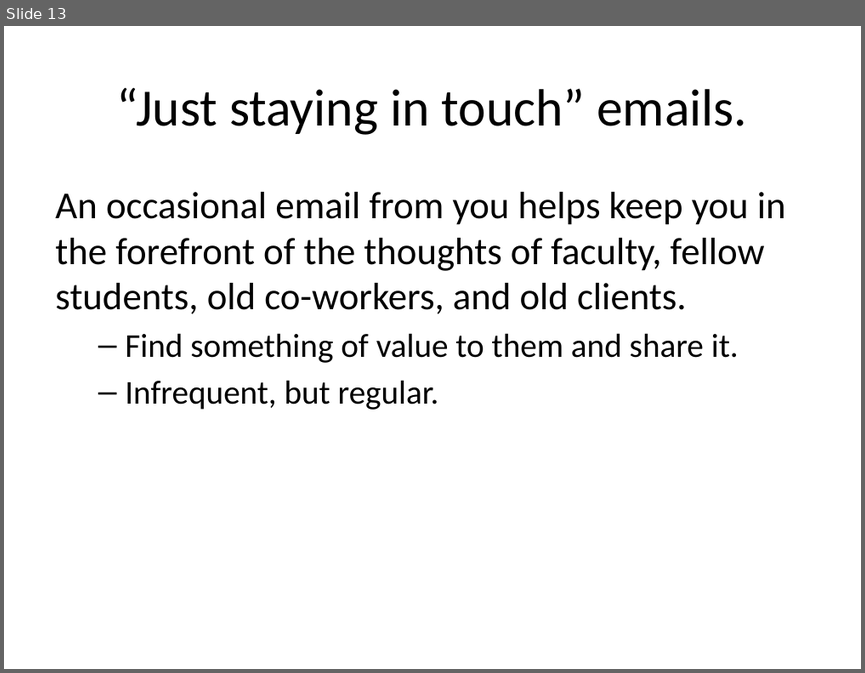
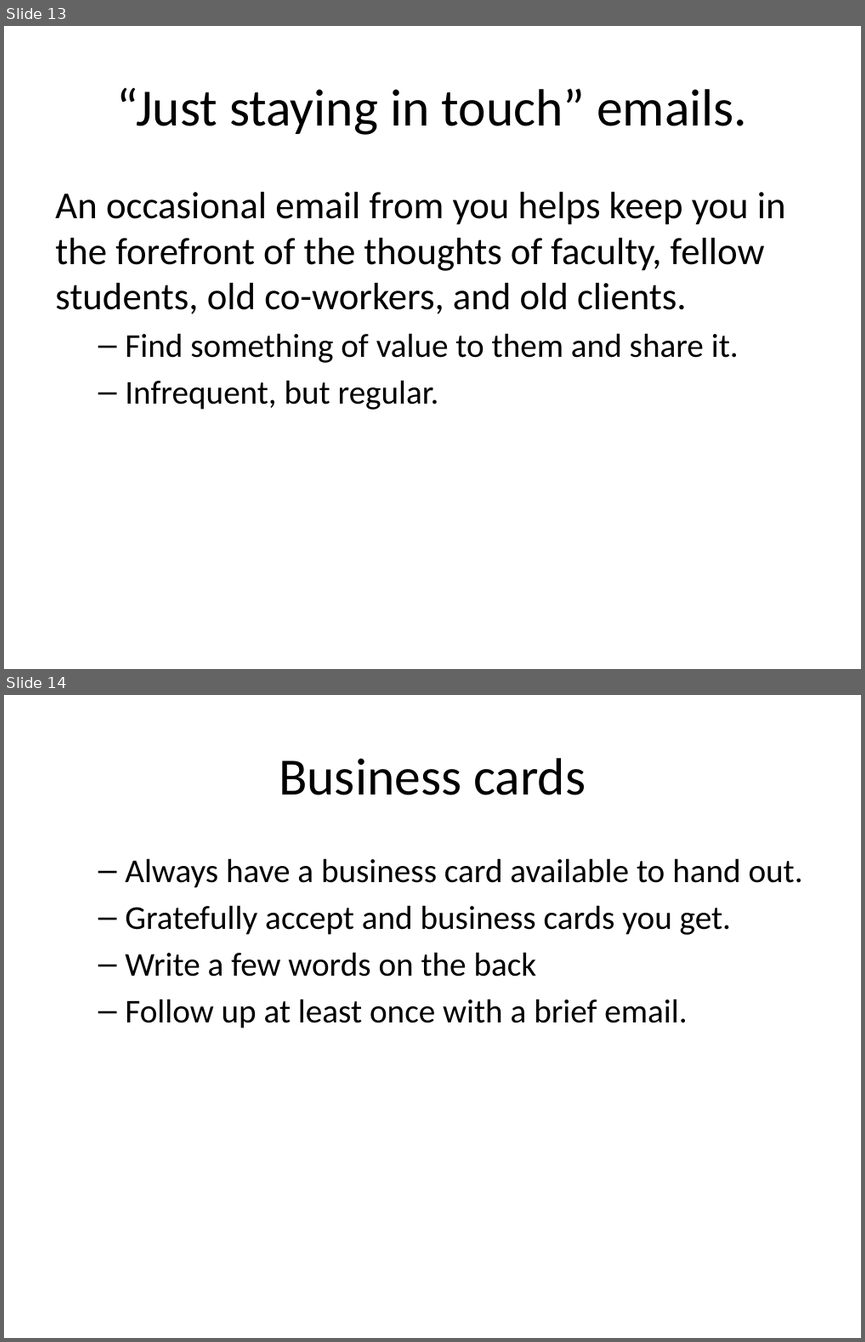
Before and after one commit to pmean/finding-customers, a slide deck: finding-customers.pptx. Shown one above the other, each under a label of ours: slide 13 before the commit, slides 13 and 14 after it. The pictures are 865x673 and 865x1342 pixels, drawn with LibreOffice and Linux fonts; fonts in the diff are those of the drawing. Boxes give left, top, right and bottom in pixels: in the first picture for what was removed or moved away, otherwise in the second. Text is boxed around its words. In the diff, an @@ line names an element or a change of style, - is before the commit and + after.

```diff
--- a/finding-customers.pptx
+++ b/finding-customers.pptx
@@ slide 14 added at (4,695,861,1338), background #FFFFFF @@
@@ title added at (279,758,585,795), 44 pt, text #000000 @@
+Business cards
@@ text added at (125,858,803,1028), 28 pt, text #000000 @@
+  – Always have a business card available to hand out.
+  – Gratefully accept and business cards you get.
+  – Write a few words on the back
+  – Follow up at least once with a brief email.
```
Also in this commit, not shown: 4 slides changed, 5 other slides added, 1 other file.
